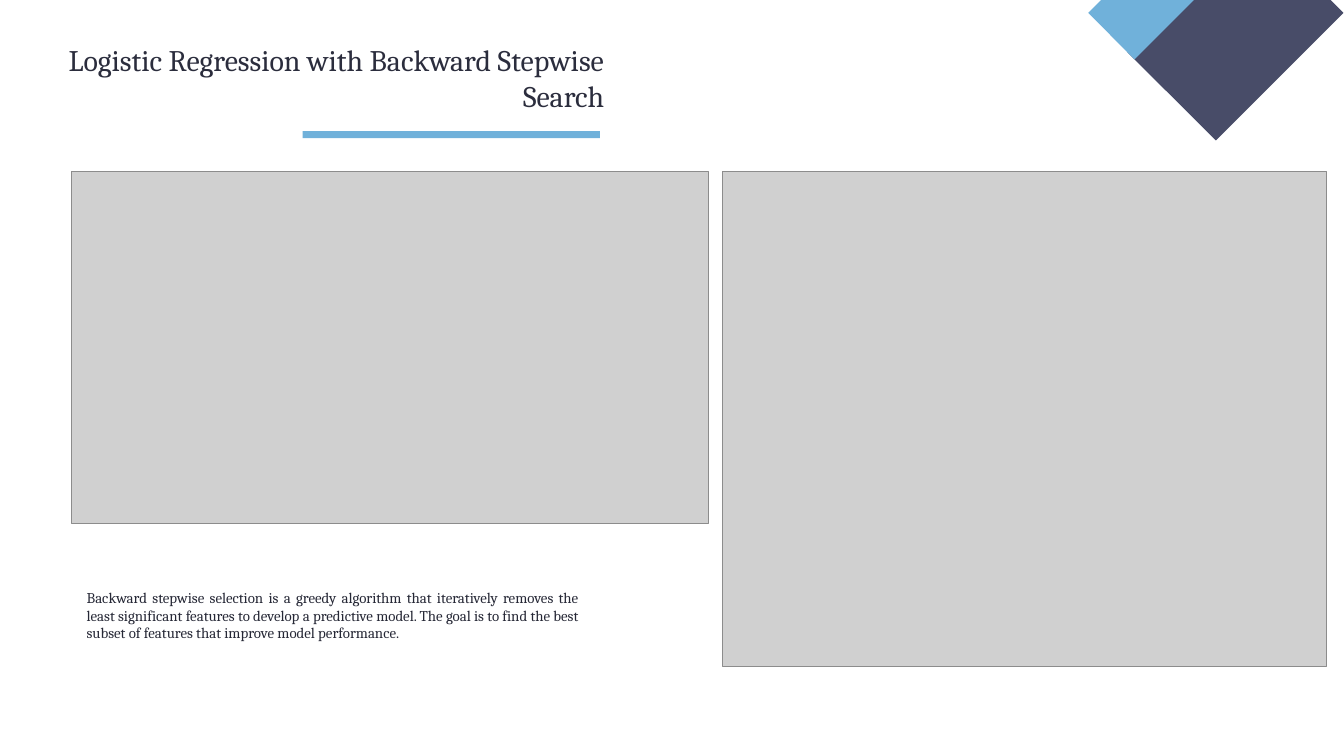
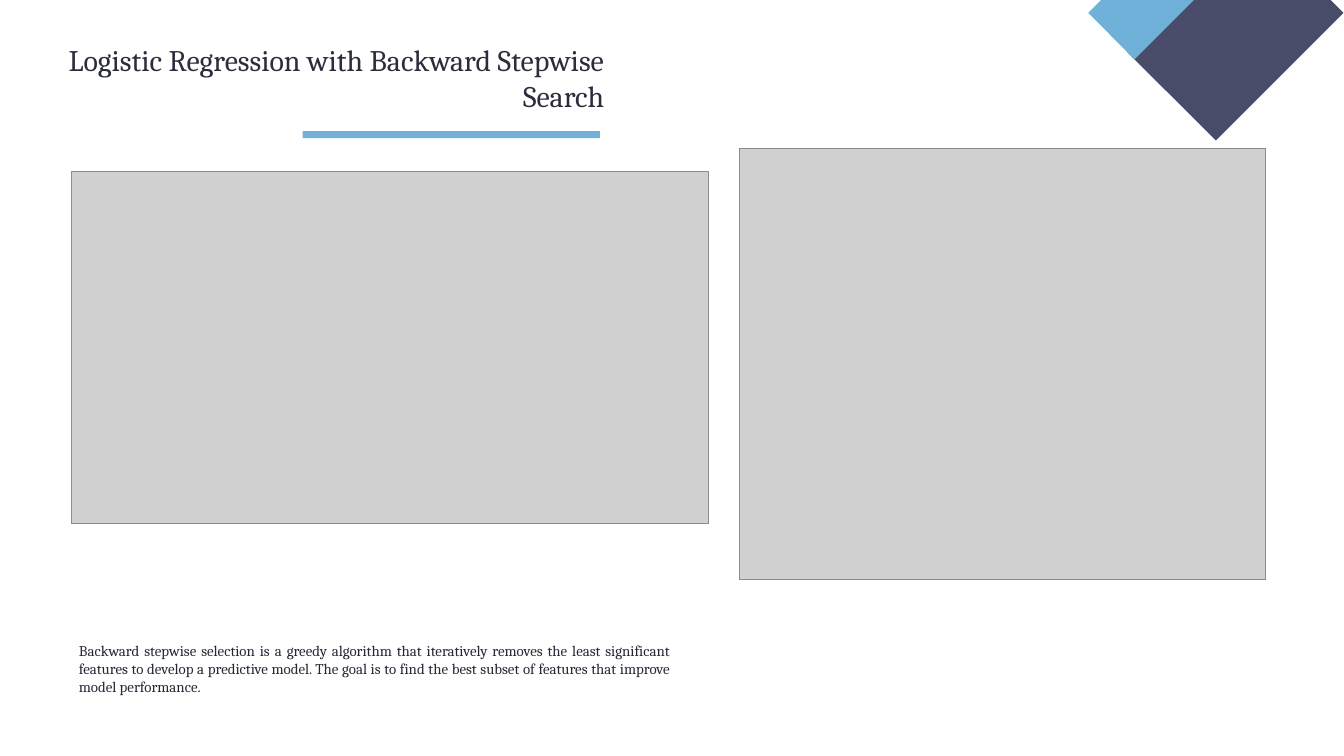
Before and after one commit to ztutar/Employee_Attrition_Classification_StatisticalLearning_FinalProject, a slide deck: slide 18 of TUTAR_OZEN_Project_Presentation.pptx. Drawn at 1344x756 pixels with LibreOffice and Linux fonts; fonts in the diff are those of the drawing; grey boxes stand for pictures. Boxes give left, top, right and bottom in pixels: in the first picture for what was removed or moved away, otherwise in the second. Text is boxed around its words. In the diff, an @@ line names an element or a change of style, - is before the commit and + after.

```diff
--- a/TUTAR_OZEN_Project_Presentation.pptx
+++ b/TUTAR_OZEN_Project_Presentation.pptx
@@ picture: place and size @@
-picture at [723,171,1327,666]
+picture at [740,149,1265,580]
@@ text "Backward stepwise selection is a ..." rewrapped from [87,592,579,641] to [79,645,670,695] @@
```
Also in this commit, not shown: 11 other slides changed, 2 slides added, 1 slide removed, 19 other files.
